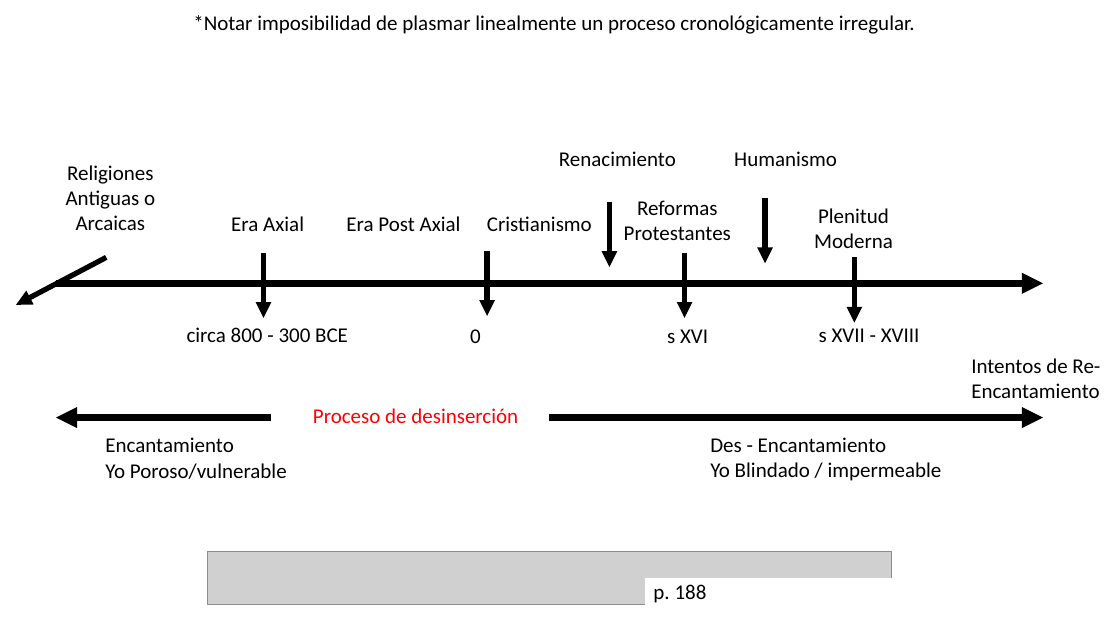
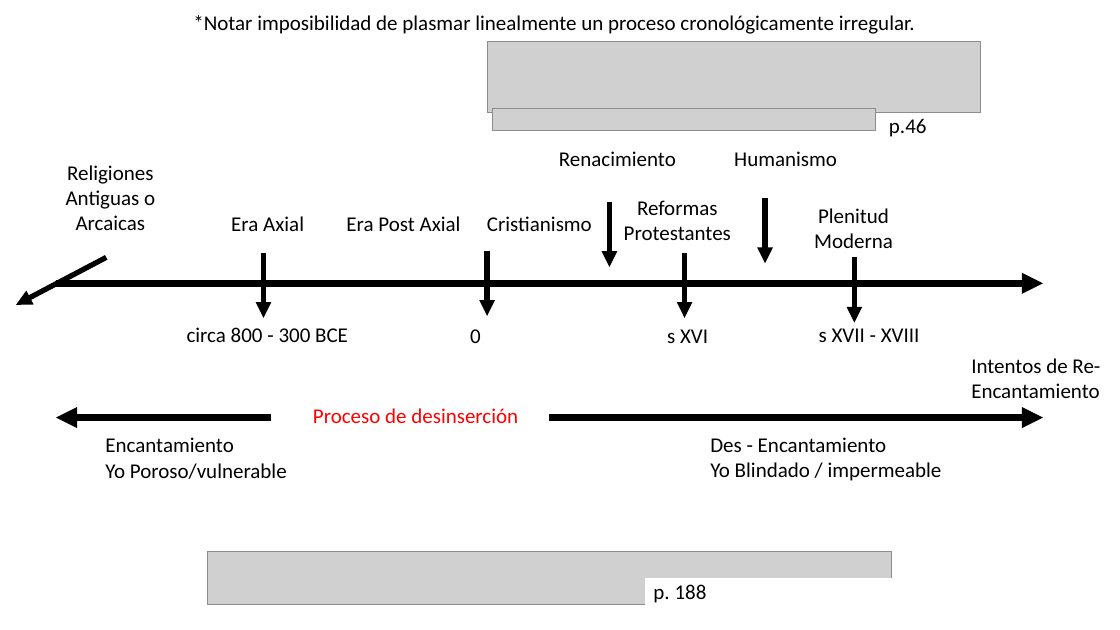
Before and after one commit to zaboltar/zaboltar.github.io, a slide deck: slide 9 of assets uarm/2023 2 UarmPCrit/Taylor - Era Secular 3 y 5.pptx (slide 7 before the commit). Drawn at 1120x630 pixels with LibreOffice and Linux fonts; fonts in the diff are those of the drawing; grey boxes stand for pictures. Boxes give left, top, right and bottom in pixels: in the first picture for what was removed or moved away, otherwise in the second. Text is boxed around its words. In the diff, an @@ line names an element or a change of style, - is before the commit and + after.

```diff
--- a/assets uarm/2023 2 UarmPCrit/Taylor - Era Secular 3 y 5.pptx
+++ b/assets uarm/2023 2 UarmPCrit/Taylor - Era Secular 3 y 5.pptx
@@ picture added at box(487, 41, 981, 113) @@
@@ picture added at box(493, 108, 875, 130) @@
@@ text added at box(889, 118, 927, 137), 18 pt, text #000000 @@
+p.46
```
Also in this commit, not shown: 11 other slides changed, 3 slides added, 1 slide removed, 8 other files.
